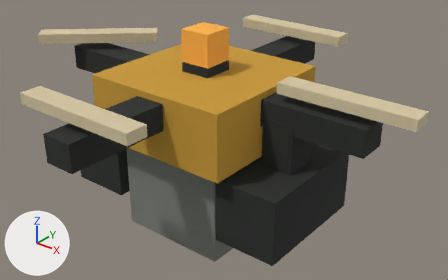
The glTF model docs/vision/assets/generated/drone.gltf as it was, and as the next commit left it.
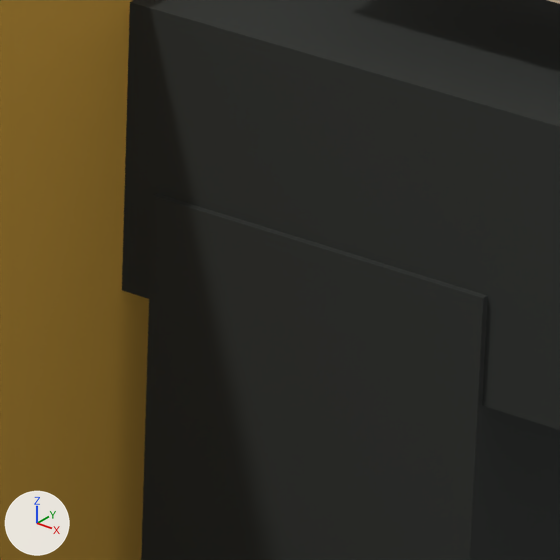
There are two pictures of each version: one whole from a 50 mm camera at (1.447, -1.699, 1.313) aimed at (0.072, 0.021, 0.247), one close up on the part from 56% to 67% of the width and 36% to 54% of the height. Lighting does not change. The marker at lower left points along +X, +Y and +Z. The last two pictures show the newer version. Where no turn or scale is listed for an object, it has been applied to the vertices.

The first close-up shows 'armX', 'body', 'skidStrut1'.
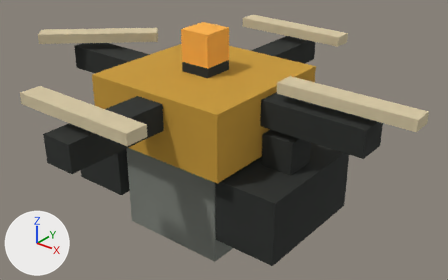
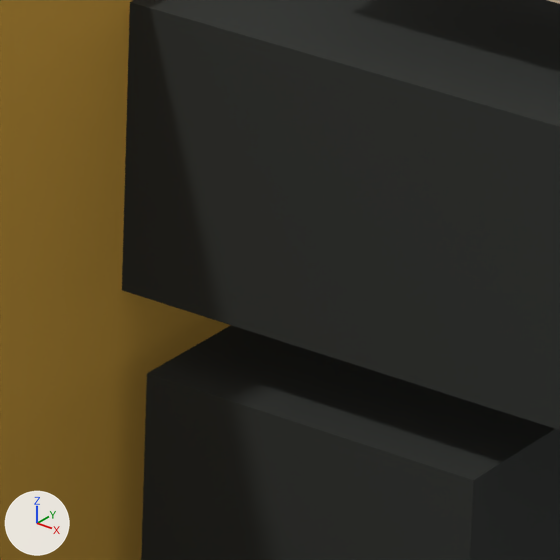
What differs and where, as boxes [x1, y1, x2, y2] in the close-ups (560 x 560 px):
'skidStrut1', moved
    before: [141, 194, 560, 560]
    after: [141, 325, 560, 560]

The edits, one by one:
Object 'skidStrut1' (ob_skidstrut1) moves from (0.375, 0.0, 0.312) to (0.375, 0.0, 0.25).
